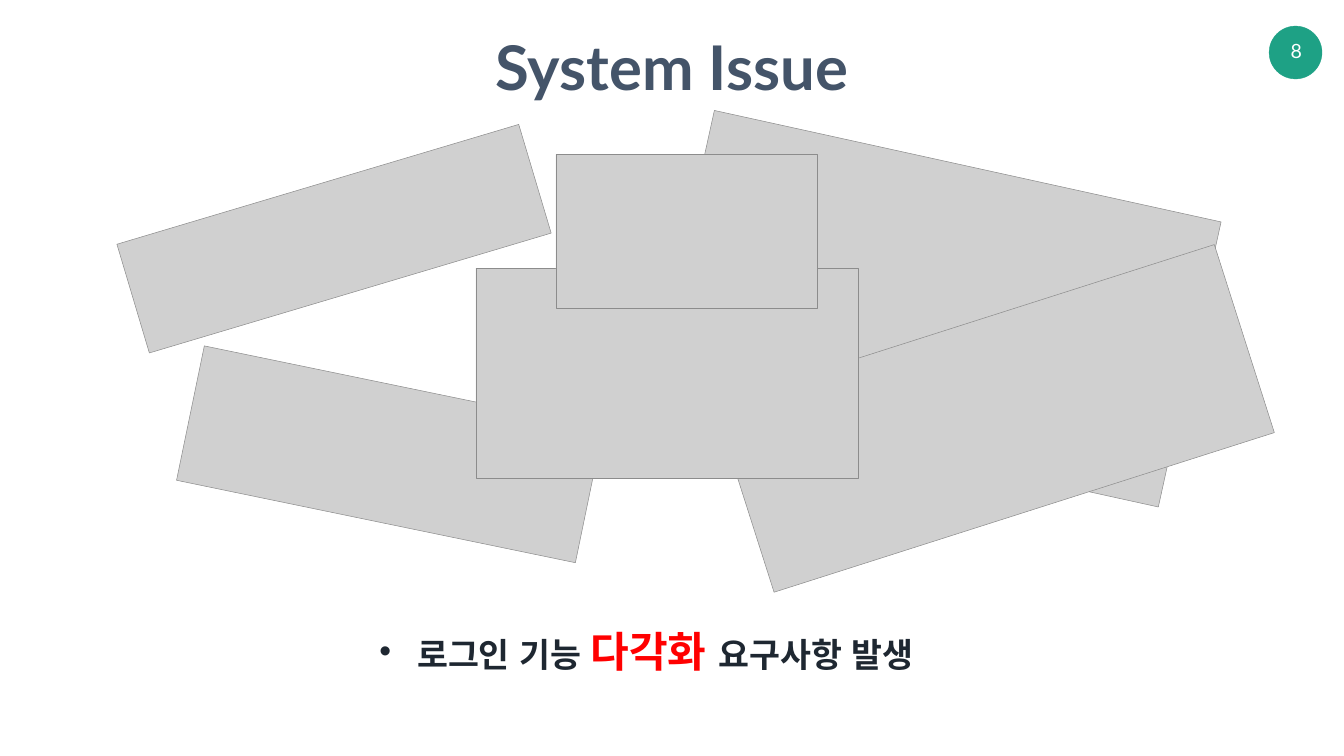
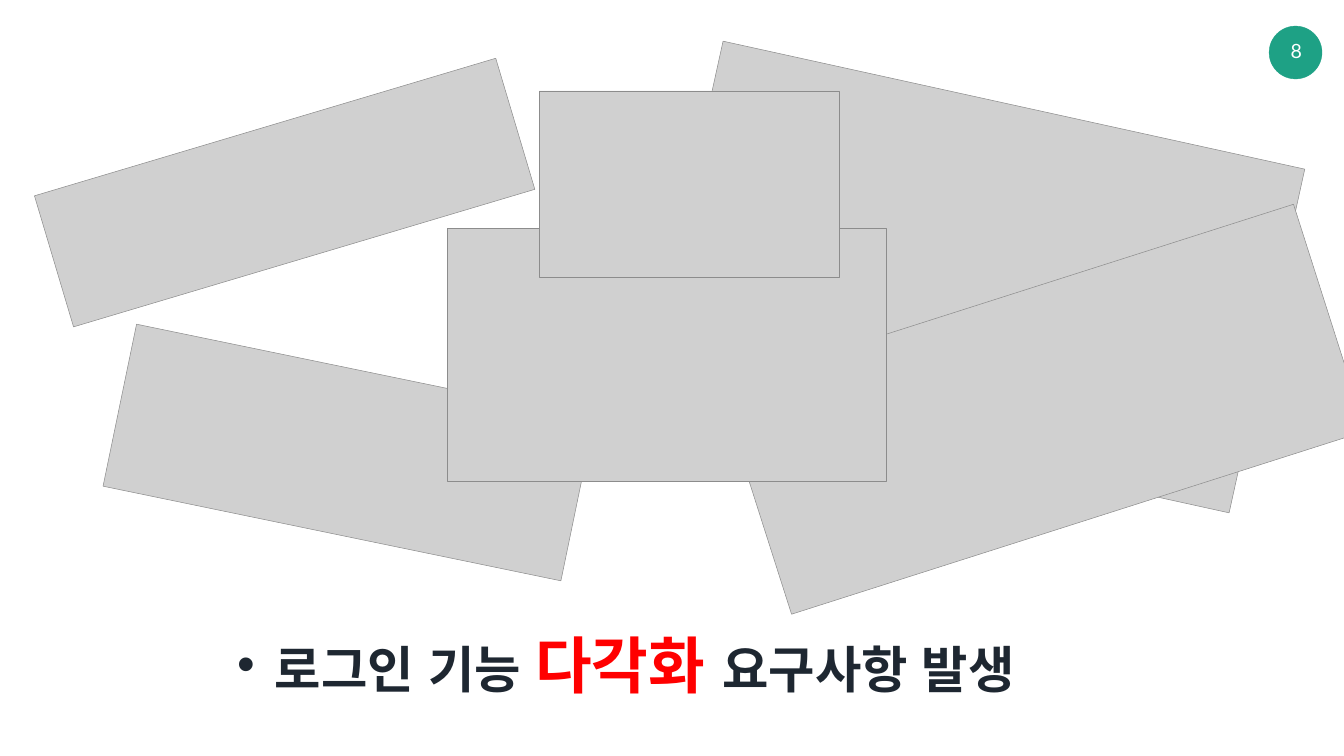
Before and after one commit to boostcamp2-gavas/reservation-system, a slide deck: slide 8 of docs/Spring Security_각자바스_발표자료.pptx. Drawn at 1344x756 pixels with LibreOffice and Linux fonts; fonts in the diff are those of the drawing; grey boxes stand for pictures. Boxes give left, top, right and bottom in pixels: in the first picture for what was removed or moved away, otherwise in the second. Text is boxed around its words. In the diff, an @@ line names an element or a change of style, - is before the commit and + after.

```diff
--- a/docs/Spring Security_각자바스_발표자료.pptx
+++ b/docs/Spring Security_각자바스_발표자료.pptx
@@ picture: place and size @@
-picture at <box>117,124,551,353</box>
+picture at <box>34,58,535,327</box>
@@ text removed at <box>496,45,848,101</box> @@
-System Issue
@@ picture: place and size @@
-picture at <box>652,111,1221,507</box>
+picture at <box>647,41,1304,513</box>
@@ picture: place and size @@
-picture at <box>556,154,817,309</box>
+picture at <box>539,91,839,277</box>
@@ picture: place and size @@
-picture at <box>714,244,1274,592</box>
+picture at <box>719,204,1344,614</box>
@@ picture: place and size @@
-picture at <box>476,268,858,478</box>
+picture at <box>448,228,887,481</box>
@@ picture: place and size @@
-picture at <box>176,346,603,563</box>
+picture at <box>103,324,594,581</box>
@@ text "로그인 기능 다각화 요구사항 발생": place and size @@
-text "로그인 기능 다각화 요구사항 발생" at <box>417,631,913,671</box>
+text "로그인 기능 다각화 요구사항 발생" at <box>275,636,1015,694</box>
@@ text "로그인 기능 다각화 요구사항 발생" at <box>275,636,1015,694</box>: size 48 to 72 pt in "로그인 기능 요구사항 발생"; size 60 to 88 pt in "다각화" @@
```
Also in this commit, not shown: 13 other slides changed.
